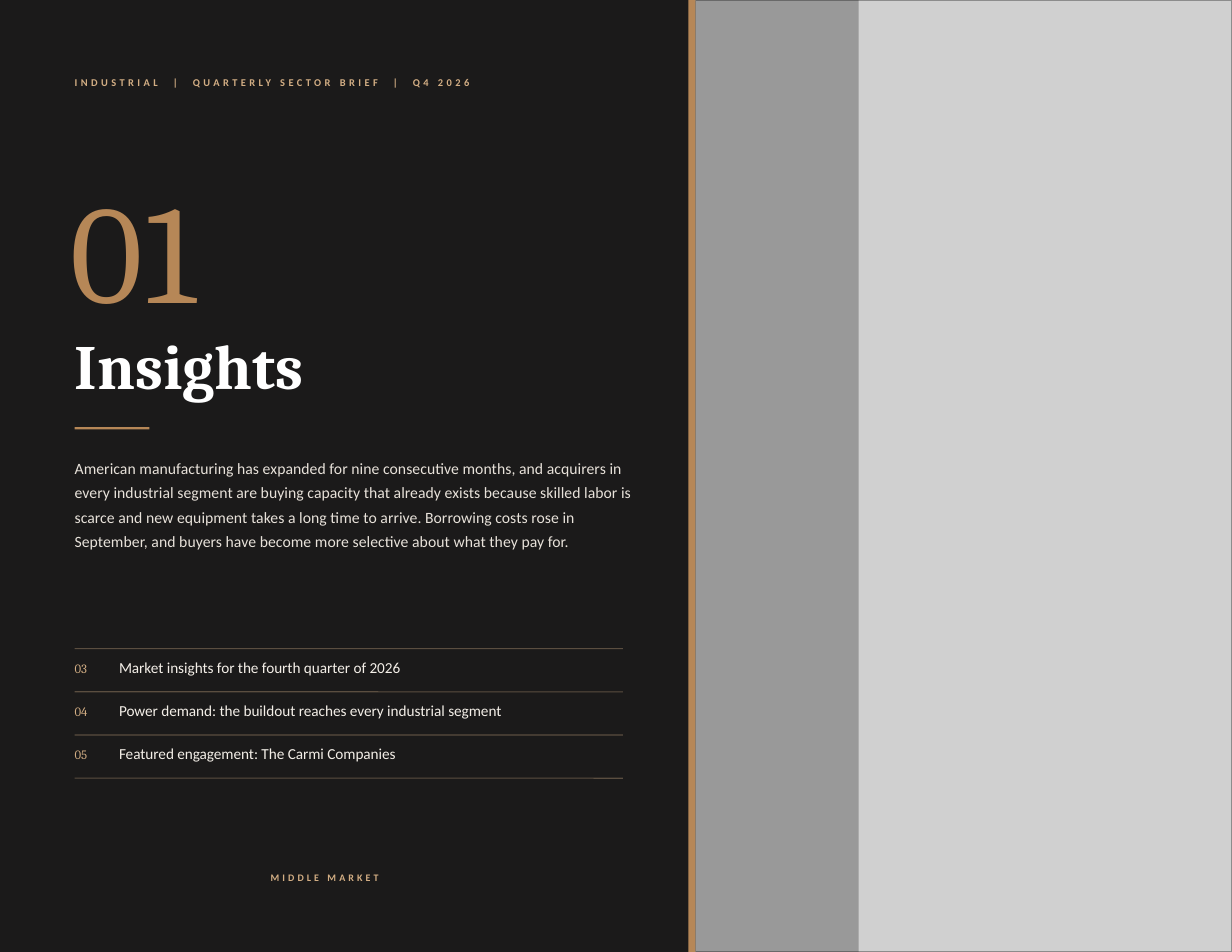
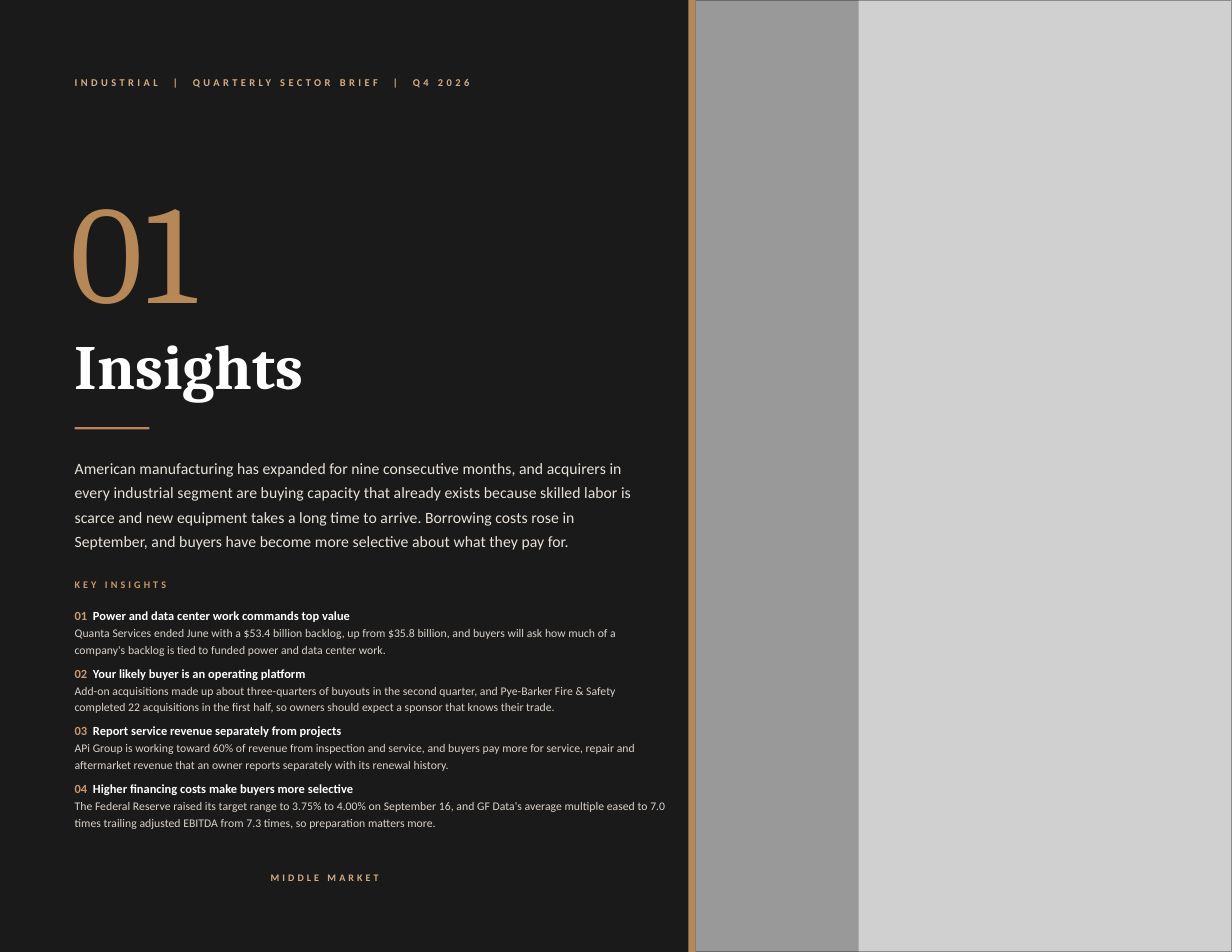
Before and after one commit to jp-hardin/about, a slide deck: slide 2 of mid-market-practice/_build/reports/industrial-q4-2026/brief.pptx. Drawn at 1232x952 pixels with LibreOffice and Linux fonts; fonts in the diff are those of the drawing; grey boxes stand for pictures; background and template pictures are left out. Boxes give left, top, right and bottom in pixels: in the first picture for what was removed or moved away, otherwise in the second. Text is boxed around its words. In the diff, an @@ line names an element or a change of style, - is before the commit and + after.

```diff
--- a/mid-market-practice/_build/reports/industrial-q4-2026/brief.pptx
+++ b/mid-market-practice/_build/reports/industrial-q4-2026/brief.pptx
@@ text added at (75,581,665,829), 7.5 pt, text #D9D2C9 @@
+KEY INSIGHTS
+01 Power and data center work commands top value
+Quanta Services ended June with a $53.4 billion backlog, up from $35.8 billion, and buyers will ask how much of a company's backlog is tied to funded power and data center work.
+02 Your likely buyer is an operating platform
+Add-on acquisitions made up about three-quarters of buyouts in the second quarter, and Pye-Barker Fire & Safety completed 22 acquisitions in the first half, so owners should expect a sponsor that knows their trade.
+03 Report service revenue separately from projects
+APi Group is working toward 60% of revenue from inspection and service, and buyers pay more for service, repair and aftermarket revenue that an owner reports separately with its renewal history.
+04 Higher financing costs make buyers more selective
+The Federal Reserve raised its target range to 3.75% to 4.00% on September 16, and GF Data's average multiple eased to 7.0 times trailing adjusted EBITDA from 7.3 times, so preparation matters more.
@@ line removed from (75, 648) to (623, 648) @@
@@ text removed at (75,664,88,673) @@
-03
@@ text removed at (119,662,401,676) @@
-Market insights for the fourth quarter of 2026
@@ line removed from (75, 692) to (623, 692) @@
@@ text removed at (75,707,88,716) @@
-04
@@ text removed at (119,705,501,719) @@
-Power demand: the buildout reaches every industrial segment
@@ line removed from (75, 735) to (623, 735) @@
@@ text removed at (119,748,395,762) @@
-Featured engagement: The Carmi Companies
@@ text removed at (75,750,88,759) @@
-05
@@ line removed from (75, 778) to (623, 778) @@
```
Also in this commit, not shown: 21 other files.
